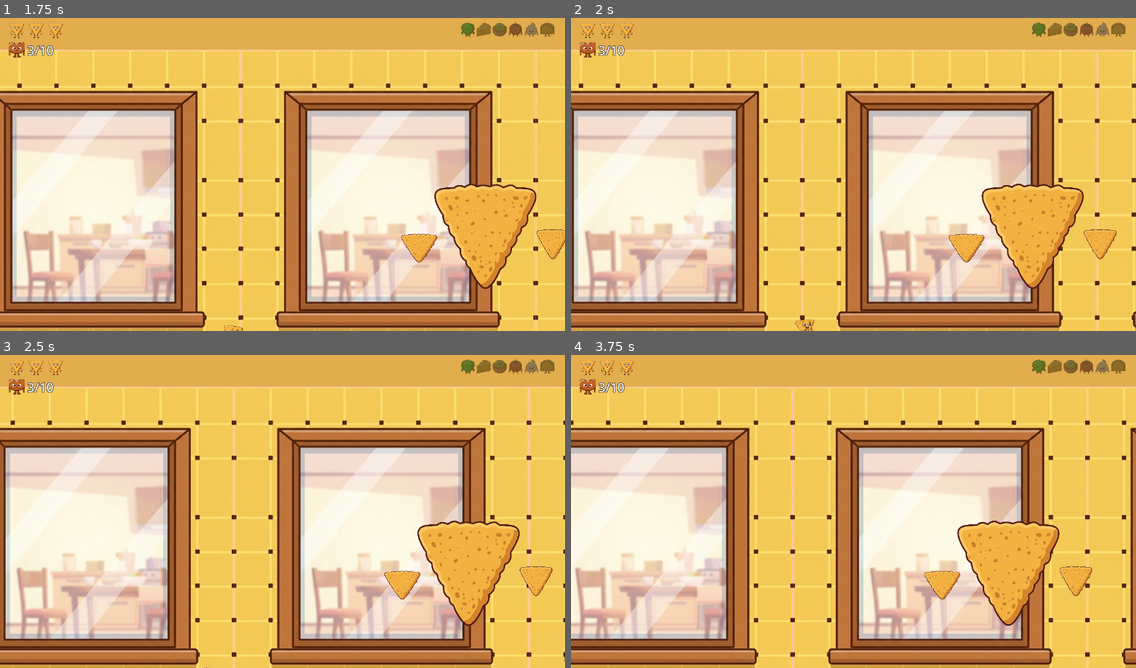
Above: before the commit, frames 1-4 (two rows, left to right).
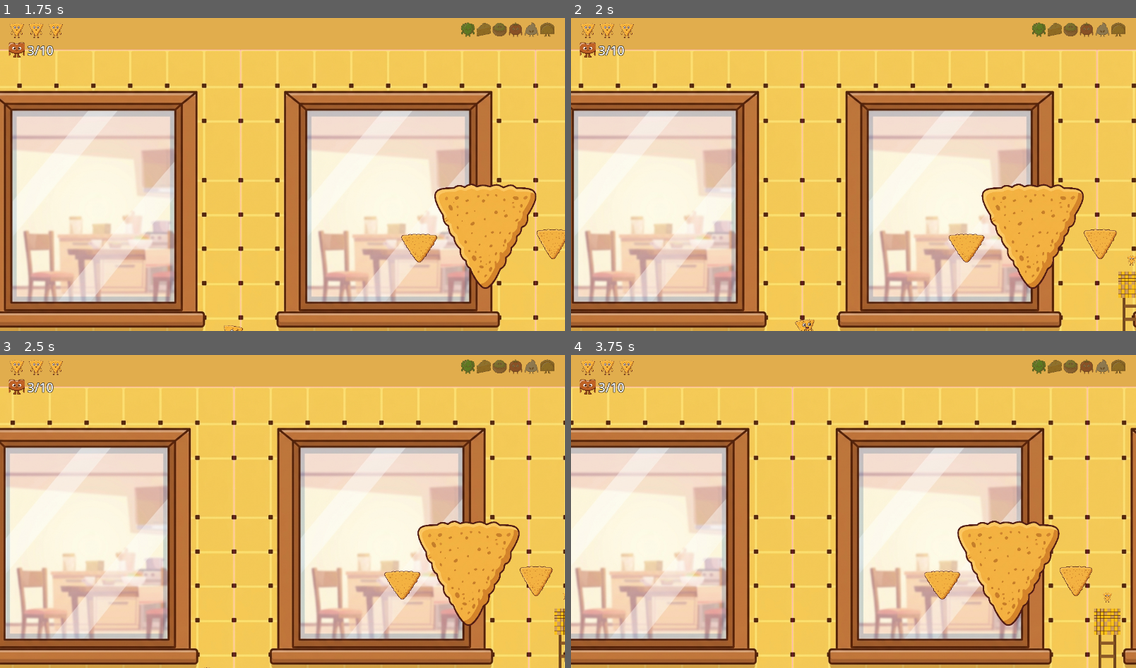
Above: after the commit, the same moments.

Repository: polkfarody/cornchipday
Game: Godot game, scene res://scenes/Level2.tscn
Two runs of this game, one before a commit and one after it. Both use one fixed random seed, a clock stepped at 60 frames per second and the inputs below. This scene is started directly instead of the project's main scene.
Inputs:
- Up to frame 1 (1.75 s): tap Enter (ui_accept) at 0.5, 0.6, 0.77, 1.07, 1.35, 1.52 s; hold Right (ui_right) from 0.53 s (still down)
- Up to frame 2 (2 s): keep holding Right (ui_right); tap Enter (ui_accept) at 1.82 s
- Up to frame 3 (2.5 s): release Right (ui_right) at 2.03 s; hold Left (ui_left) from 2.03 s (still down); tap Enter (ui_accept) at 2.1 s
- Up to frame 4 (3.75 s): release Left (ui_left) at 2.78 s; hold Right (ui_right) from 2.78 s (still down); tap Enter (ui_accept) at 2.85, 3.02, 3.32, 3.6 s

Frame 1 is identical in both runs. In frame 2, 0.4% of the frame differs, in the area x 96-100%, y 75-100%; in frame 3, 0.2%; in frame 4, 0.6%, in the area x 92-98%, y 75-100%.

Commit message:
Add L2 climbing bonus section leading to a free-life pickup; reuses the jump pose as a placeholder since no climbing sprite exists (FB Phase 5 task 33)

Diff:
--- /dev/null
+++ b/scenes/ClimbZone.tscn
@@ -0,0 +1,44 @@
+[gd_scene load_steps=2 format=3]
+
+[ext_resource type="Script" path="res://scripts/climb_zone.gd" id="1_climb_zone"]
+
+[sub_resource type="RectangleShape2D" id="RectangleShape2D_climb"]
+size = Vector2(40, 180)
+
+[node name="ClimbZone" type="Area2D"]
+script = ExtResource("1_climb_zone")
+
+[node name="CollisionShape2D" type="CollisionShape2D" parent="."]
+shape = SubResource("RectangleShape2D_climb")
+
+[node name="RailLeft" type="Polygon2D" parent="."]
+color = Color(0.45, 0.28, 0.12, 1)
+polygon = PackedVector2Array(-20, -90, -14, -90, -14, 90, -20, 90)
+
+[node name="RailRight" type="Polygon2D" parent="."]
+color = Color(0.45, 0.28, 0.12, 1)
+polygon = PackedVector2Array(14, -90, 20, -90, 20, 90, 14, 90)
+
+[node name="Rung1" type="Polygon2D" parent="."]
+color = Color(0.55, 0.35, 0.15, 1)
+polygon = PackedVector2Array(-16, -75, 16, -75, 16, -68, -16, -68)
+
+[node name="Rung2" type="Polygon2D" parent="."]
+color = Color(0.55, 0.35, 0.15, 1)
+polygon = PackedVector2Array(-16, -45, 16, -45, 16, -38, -16, -38)
+
+[node name="Rung3" type="Polygon2D" parent="."]
+color = Color(0.55, 0.35, 0.15, 1)
+polygon = PackedVector2Array(-16, -15, 16, -15, 16, -8, -16, -8)
+
+[node name="Rung4" type="Polygon2D" parent="."]
+color = Color(0.55, 0.35, 0.15, 1)
+polygon = PackedVector2Array(-16, 15, 16, 15, 16, 22, -16, 22)
+
+[node name="Rung5" type="Polygon2D" parent="."]
+color = Color(0.55, 0.35, 0.15, 1)
+polygon = PackedVector2Array(-16, 45, 16, 45, 16, 52, -16, 52)
+
+[node name="Rung6" type="Polygon2D" parent="."]
+color = Color(0.55, 0.35, 0.15, 1)
+polygon = PackedVector2Array(-16, 75, 16, 75, 16, 82, -16, 82)
--- a/scenes/Level2.tscn
+++ b/scenes/Level2.tscn
@@ -20,6 +20,7 @@
 [ext_resource type="PackedScene" path="res://scenes/AirFryer.tscn" id="17_airfryer"]
 [ext_resource type="PackedScene" path="res://scenes/LifePickup.tscn" id="18_life_pickup"]
 [ext_resource type="ShaderMaterial" path="res://Assets/materials/hazard_flow.tres" id="19_hazard_mat"]
+[ext_resource type="PackedScene" path="res://scenes/ClimbZone.tscn" id="20_climbzone"]
 
 [sub_resource type="RectangleShape2D" id="RectangleShape2D_groundA"]
 size = Vector2(1036, 80)
@@ -302,3 +303,24 @@
 
 [node name="BonusLifePickup1" parent="." instance=ExtResource("18_life_pickup")]
 position = Vector2(1650, 275)
+
+[node name="ClimbZone1" parent="." instance=ExtResource("20_climbzone")]
+position = Vector2(1150, 270)
+
+[node name="ClimbPlatform1" type="StaticBody2D" parent="."]
+position = Vector2(1150, 150)
+
+[node name="CollisionShape2D" type="CollisionShape2D" parent="ClimbPlatform1"]
+shape = SubResource("RectangleShape2D_bonus_platform")
+
+[node name="Plank" type="TextureRect" parent="ClimbPlatform1"]
+offset_left = -30.0
+offset_top = -30.0
+offset_right = 30.0
+offset_bottom = 30.0
+texture = ExtResource("12_ground_tile")
+expand_mode = 1
+stretch_mode = 6
+
+[node name="BonusLifePickup2" parent="." instance=ExtResource("18_life_pickup")]
+position = Vector2(1150, 95)
--- /dev/null
+++ b/scripts/climb_zone.gd
@@ -0,0 +1,17 @@
+extends Area2D
+
+# FB33: L2 climbing bonus section. Toggles the player's climb-grab
+# availability on enter/exit -- see player.gd's set_in_climb_zone() for the
+# actual grab/release rules (must press up/down to actually grab, not just
+# overlap the zone).
+func _ready() -> void:
+	body_entered.connect(_on_body_entered)
+	body_exited.connect(_on_body_exited)
+
+func _on_body_entered(body: Node) -> void:
+	if body.has_method("set_in_climb_zone"):
+		body.set_in_climb_zone(true)
+
+func _on_body_exited(body: Node) -> void:
+	if body.has_method("set_in_climb_zone"):
+		body.set_in_climb_zone(false)
--- a/scripts/player.gd
+++ b/scripts/player.gd
@@ -18,6 +18,7 @@
 const WOBBLE_AMPLITUDE := 6.0
 const WOBBLE_SPEED := 18.0
 const ICE_ACCEL := 300.0  # px/s^2 -- much softer than the instant velocity snap used off-ice, so input lags into a slide
+const CLIMB_SPEED := 140.0  # FB33: L2 climbing bonus section -- grabbed by pressing up/down while inside a ClimbZone, released by leaving the zone or jumping off
 const CARRY_OFFSET := Vector2(0, -45)  # Wrap finale delivery ritual (Phase 4): held above Cornchip's head, clear of the sprite
 
 # Emitted on every hit (obstacle or enemy), whatever the source -- Level1
@@ -37,6 +38,8 @@
 var wobble_cycle_time := 0.0
 var camera_base_offset: Vector2
 var is_on_ice := false
+var in_climb_zone := false
+var is_climbing := false
 
 # Air Fryer power-up (feature.md FB7/FB10): once granted, pressing Up briefly
 # lets Cornchip defeat any enemy he touches instead of being hurt by it.
@@ -120,16 +123,31 @@
 	if is_on_floor():
 		air_jumps_used = 0
 
+	var climb_vertical := 0.0
+	if in_climb_zone:
+		if Input.is_action_pressed("ui_up"):
+			climb_vertical -= 1.0
+		if Input.is_action_pressed("ui_down"):
+			climb_vertical += 1.0
+		if climb_vertical != 0.0:
+			is_climbing = true
+
 	if Input.is_action_just_pressed("ui_accept"):
-		if is_on_floor():
+		if is_climbing:
+			is_climbing = false
+			velocity.y = JUMP_VELOCITY
+		elif is_on_floor():
 			velocity.y = JUMP_VELOCITY
 		elif has_double_jump and air_jumps_used < 1:
 			velocity.y = JUMP_VELOCITY
 			air_jumps_used += 1
 
+	if is_climbing:
+		velocity.y = climb_vertical * CLIMB_SPEED
+
 	if spin_cooldown_remaining > 0.0:
 		spin_cooldown_remaining -= delta
-	if has_spin_dash and not is_spinning and spin_cooldown_remaining <= 0.0 and Input.is_action_just_pressed("ui_up"):
+	if has_spin_dash and not is_spinning and spin_cooldown_remaining <= 0.0 and not in_climb_zone and Input.is_action_just_pressed("ui_up"):
 		_start_spin()
 	if is_spinning:
 		spin_time_remaining -= delta
@@ -142,6 +160,15 @@
 
 func grant_spin_dash() -> void:
 	has_spin_dash = true
+
+# FB33 (ClimbZone.tscn): entering re-arms the grab (engaged on the next
+# up/down press, not automatically -- so brushing past the zone's edge
+# mid-jump doesn't suck the player onto it); leaving always releases it
+# immediately, same as walking off a ladder.
+func set_in_climb_zone(value: bool) -> void:
+	in_climb_zone = value
+	if not value:
+		is_climbing = false
 
 func grant_double_jump() -> void:
 	has_double_jump = true
@@ -185,6 +212,11 @@
 	var target := "idle"
 	if is_spinning:
 		target = "spin"
+	elif is_climbing:
+		# FB33: no climbing pose exists in the generated art (flagged mismatch,
+		# not silently worked around) -- "jump" is the closest existing pose,
+		# reused as a stand-in rather than blocking the mechanic on new art.
+		target = "jump"
 	elif is_on_ice and absf(velocity.x) > 1.0:
 		target = "slide"
 	elif not is_on_floor():
